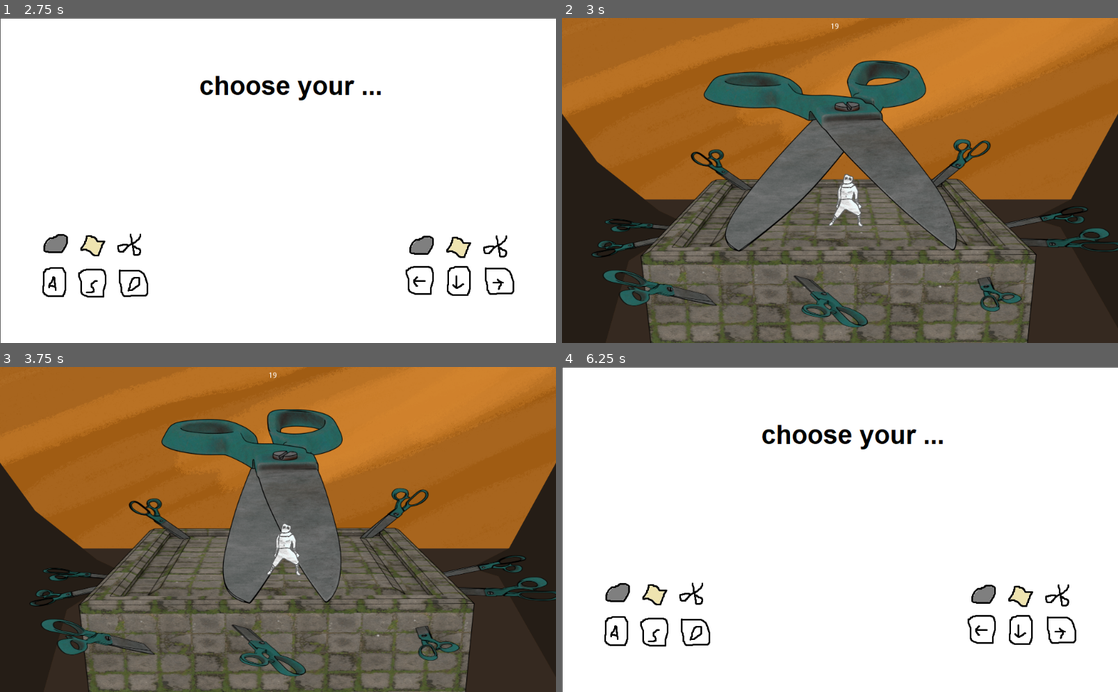
Above: before the commit, frames 1-4 (two rows, left to right).
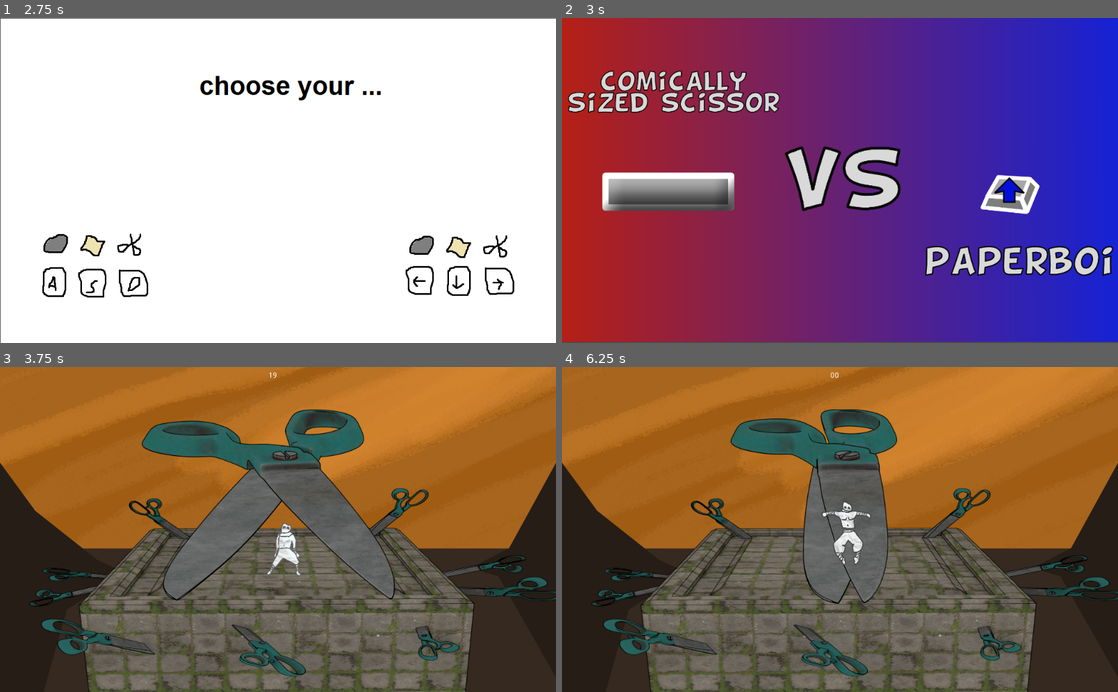
Above: after the commit, the same moments.

Repository: rsuriano/GGJ24
Game: Godot game, scene res://Scenes/MainScreen.tscn
The game is run twice, just before and just after one commit, with the same random seed, the same clock (stepped at 60 frames per second) and the same inputs.
Inputs:
- Up to frame 1 (2.75 s): click "PLAY" at 0.5 s; tap Enter (p2_action) at 1.25, 2.1 s; hold D (p1_right) from 1.28 s (still down); tap Space (p1_action) at 1.35, 2 s; tap W (p1_up) at 1.52, 2.27 s
- Up to frame 2 (3 s): tap Enter (p2_action) at 2.75 s; release D (p1_right) at 2.78 s; hold A (p1_left) from 2.78 s (still down); tap Down (p2_down) at 2.85 s
- Up to frame 3 (3.75 s): tap Space (p1_action) at 3.5 s; release A (p1_left) at 3.53 s; hold D (p1_right) from 3.53 s (still down); tap Left (p2_left) at 3.6 s
- Up to frame 4 (6.25 s): tap W (p1_up) at 3.77, 4.52, 5.27 s; hold Right (p2_right) 4.28-5.03 s; tap Enter (p2_action) at 5 s; release D (p1_right) at 5.03 s; hold A (p1_left) 5.03-5.78 s; tap Up (p2_up) at 5.1 s; hold D (p1_right) from 5.78 s (still down); tap Space (p1_action) at 5.85 s

Frame 1 is identical in both runs. In frame 2, 100% of the frame differs, in the area x 0-100%, y 0-100%; in frame 3, 7.0%; in frame 4, 100%.

Commit message:
add gameinfo

Diff:
--- a/Scenes/MainGame.gd
+++ b/Scenes/MainGame.gd
@@ -9,16 +9,23 @@
 var main_game_played = false
 
 var winnerToMiniGame = {
-	"rock": "res://Scenes/MiniGames/RockMiniGame.tscn",
-	"paper": "res://Scenes/MiniGames/PaperMiniGame.tscn",
-	"scissors": "res://Scenes/MiniGames/ScissorsMiniGame.tscn"
+	"player_1": {
+		"rock": "res://Scenes/MiniGameInfo/RockGameInfo_P1P2.tscn",
+		"paper": "res://Scenes/MiniGameInfo/PaperGameInfo_P1P2.tscn",
+		"scissors": "res://Scenes/MiniGameInfo/ScissorsGameInfoP1P2.tscn"
+	},
+	"player_2": {
+		"rock": "res://Scenes/MiniGameInfo/RockGameInfo_P2P1.tscn",
+		"paper": "res://Scenes/MiniGameInfo/PaperGameInfo_P2P1.tscn",
+		"scissors": "res://Scenes/MiniGameInfo/ScissorsGameInfoP2P1.tscn"
+	}
 }
 
 # Called when the node enters the scene tree for the first time.
 func _ready():
 	pass # Replace with function body.
 
-func start_mini_game(minigame, boss):
+func start_mini_game(minigame):
 	GlobalSceneManager.goto_scene(minigame)
 
 func determineWinner():
@@ -69,10 +76,10 @@
 			GlobalSceneManager.players_data["player_1"]["is_boss"] = false
 			GlobalSceneManager.mob_p1_boss_p2()
 
+
 		GlobalSceneManager.players_data["player_1"].figure = player_1_choice
 		GlobalSceneManager.players_data["player_2"].figure = player_2_choice
-
-		start_mini_game(winnerToMiniGame[winner_figure], winner_player)
+		start_mini_game(winnerToMiniGame[winner_player][winner_figure])
 
 		winner_player = ""
 		player_1_choice = ""
--- /dev/null
+++ b/Scenes/MiniGameInfo/PaperGameInfo.gd
@@ -0,0 +1,9 @@
+extends Node2D
+
+func _ready():
+	pass # Replace with function body.
+
+
+func _process(delta):
+	if (Input.is_action_just_pressed(GlobalSceneManager.keys_data["boss"]["action"]) or Input.is_action_just_pressed(GlobalSceneManager.keys_data["mob"]["action"])):
+		GlobalSceneManager.goto_scene("res://Scenes/MiniGames/PaperMiniGame.tscn")
--- a/Scenes/MiniGameInfo/PaperGameInfo.tscn
+++ /dev/null
@@ -1,3 +0,0 @@
-[gd_scene format=2]
-
-[node name="PaperGameInfo" type="Node2D"]
--- /dev/null
+++ b/Scenes/MiniGameInfo/PaperGameInfo_P1P2.tscn
@@ -0,0 +1,12 @@
+[gd_scene load_steps=3 format=2]
+
+[ext_resource path="res://Assets/Background/Papel_P1VSP2.png" type="Texture" id=1]
+[ext_resource path="res://Scenes/MiniGameInfo/PaperGameInfo.gd" type="Script" id=2]
+
+[node name="Node2D" type="Node2D"]
+position = Vector2( 519.396, 298.16 )
+scale = Vector2( 0.555, 0.555 )
+script = ExtResource( 2 )
+
+[node name="Sprite" type="Sprite" parent="."]
+texture = ExtResource( 1 )
--- /dev/null
+++ b/Scenes/MiniGameInfo/PaperGameInfo_P2P1.tscn
@@ -0,0 +1,12 @@
+[gd_scene load_steps=3 format=2]
+
+[ext_resource path="res://Assets/Background/Papel_P2VSP1.png" type="Texture" id=1]
+[ext_resource path="res://Scenes/MiniGameInfo/PaperGameInfo.gd" type="Script" id=2]
+
+[node name="Node2D" type="Node2D"]
+position = Vector2( 519.396, 298.16 )
+scale = Vector2( 0.555, 0.555 )
+script = ExtResource( 2 )
+
+[node name="Sprite" type="Sprite" parent="."]
+texture = ExtResource( 1 )
--- /dev/null
+++ b/Scenes/MiniGameInfo/RockGameInfo.gd
@@ -0,0 +1,9 @@
+extends Node2D
+
+func _ready():
+	pass # Replace with function body.
+
+
+func _process(delta):
+	if (Input.is_action_just_pressed(GlobalSceneManager.keys_data["boss"]["action"]) or Input.is_action_just_pressed(GlobalSceneManager.keys_data["mob"]["action"])):
+		GlobalSceneManager.goto_scene("res://Scenes/MiniGames/RockMiniGame.tscn")
--- a/Scenes/MiniGameInfo/RockGameInfo.tscn
+++ /dev/null
@@ -1,3 +0,0 @@
-[gd_scene format=2]
-
-[node name="RockGameinfo" type="Node2D"]
--- /dev/null
+++ b/Scenes/MiniGameInfo/RockGameInfo_P1P2.tscn
@@ -0,0 +1,12 @@
+[gd_scene load_steps=3 format=2]
+
+[ext_resource path="res://Assets/Background/Piedra_P1VSP2.png" type="Texture" id=1]
+[ext_resource path="res://Scenes/MiniGameInfo/RockGameInfo.gd" type="Script" id=2]
+
+[node name="Node2D" type="Node2D"]
+position = Vector2( 519.396, 298.16 )
+scale = Vector2( 0.555, 0.555 )
+script = ExtResource( 2 )
+
+[node name="Sprite" type="Sprite" parent="."]
+texture = ExtResource( 1 )
--- /dev/null
+++ b/Scenes/MiniGameInfo/RockGameInfo_P2P1.tscn
@@ -0,0 +1,12 @@
+[gd_scene load_steps=3 format=2]
+
+[ext_resource path="res://Assets/Background/Piedra_P2VSP1.png" type="Texture" id=1]
+[ext_resource path="res://Scenes/MiniGameInfo/RockGameInfo.gd" type="Script" id=2]
+
+[node name="Node2D" type="Node2D"]
+position = Vector2( 519.396, 298.16 )
+scale = Vector2( 0.555, 0.555 )
+script = ExtResource( 2 )
+
+[node name="Sprite" type="Sprite" parent="."]
+texture = ExtResource( 1 )
--- /dev/null
+++ b/Scenes/MiniGameInfo/ScissorsGameInfo.gd
@@ -0,0 +1,9 @@
+extends Node2D
+
+func _ready():
+	pass # Replace with function body.
+
+
+func _process(delta):
+	if (Input.is_action_just_pressed(GlobalSceneManager.keys_data["boss"]["action"]) or Input.is_action_just_pressed(GlobalSceneManager.keys_data["mob"]["action"])):
+		GlobalSceneManager.goto_scene("res://Scenes/MiniGames/ScissorsMiniGame.tscn")
--- a/Scenes/MiniGameInfo/ScissorsGameInfo.tscn
+++ /dev/null
@@ -1,3 +0,0 @@
-[gd_scene format=2]
-
-[node name="ScissorsGameInfo" type="Node2D"]
--- /dev/null
+++ b/Scenes/MiniGameInfo/ScissorsGameInfoP1P2.tscn
@@ -0,0 +1,12 @@
+[gd_scene load_steps=3 format=2]
+
+[ext_resource path="res://Assets/Background/Tijera_P1VSP2.png" type="Texture" id=1]
+[ext_resource path="res://Scenes/MiniGameInfo/ScissorsGameInfo.gd" type="Script" id=2]
+
+[node name="Node2D" type="Node2D"]
+position = Vector2( 519.396, 298.16 )
+scale = Vector2( 0.555, 0.555 )
+script = ExtResource( 2 )
+
+[node name="Sprite" type="Sprite" parent="."]
+texture = ExtResource( 1 )
--- /dev/null
+++ b/Scenes/MiniGameInfo/ScissorsGameInfoP2P1.tscn
@@ -0,0 +1,12 @@
+[gd_scene load_steps=3 format=2]
+
+[ext_resource path="res://Assets/Background/Tijera_P2VSP1.png" type="Texture" id=1]
+[ext_resource path="res://Scenes/MiniGameInfo/ScissorsGameInfo.gd" type="Script" id=2]
+
+[node name="Node2D" type="Node2D"]
+position = Vector2( 519.396, 298.16 )
+scale = Vector2( 0.555, 0.555 )
+script = ExtResource( 2 )
+
+[node name="Sprite" type="Sprite" parent="."]
+texture = ExtResource( 1 )
Binary file added: Assets/Background/Papel_P1VSP2.png
Not shown, added: Assets/Background/Papel_P1VSP2.png.import
Binary file added: Assets/Background/Papel_P2VSP1.png
Not shown, added: Assets/Background/Papel_P2VSP1.png.import
Binary file added: Assets/Background/Piedra_P1VSP2.png
Not shown, added: Assets/Background/Piedra_P1VSP2.png.import
Binary file added: Assets/Background/Piedra_P2VSP1.png
Not shown, added: Assets/Background/Piedra_P2VSP1.png.import
Binary file added: Assets/Background/Tijera_P1VSP2.png
Not shown, added: Assets/Background/Tijera_P1VSP2.png.import
Binary file added: Assets/Background/Tijera_P2VSP1.png
Not shown, added: Assets/Background/Tijera_P2VSP1.png.import
